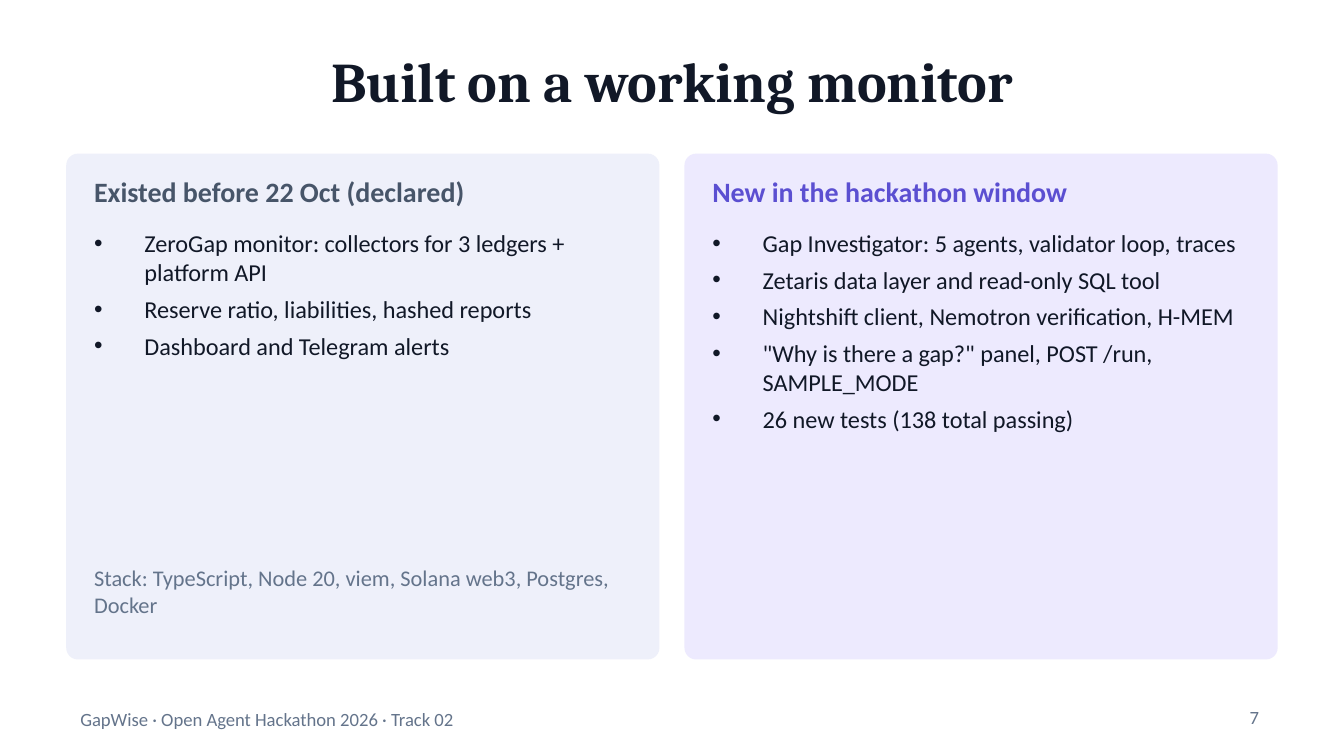
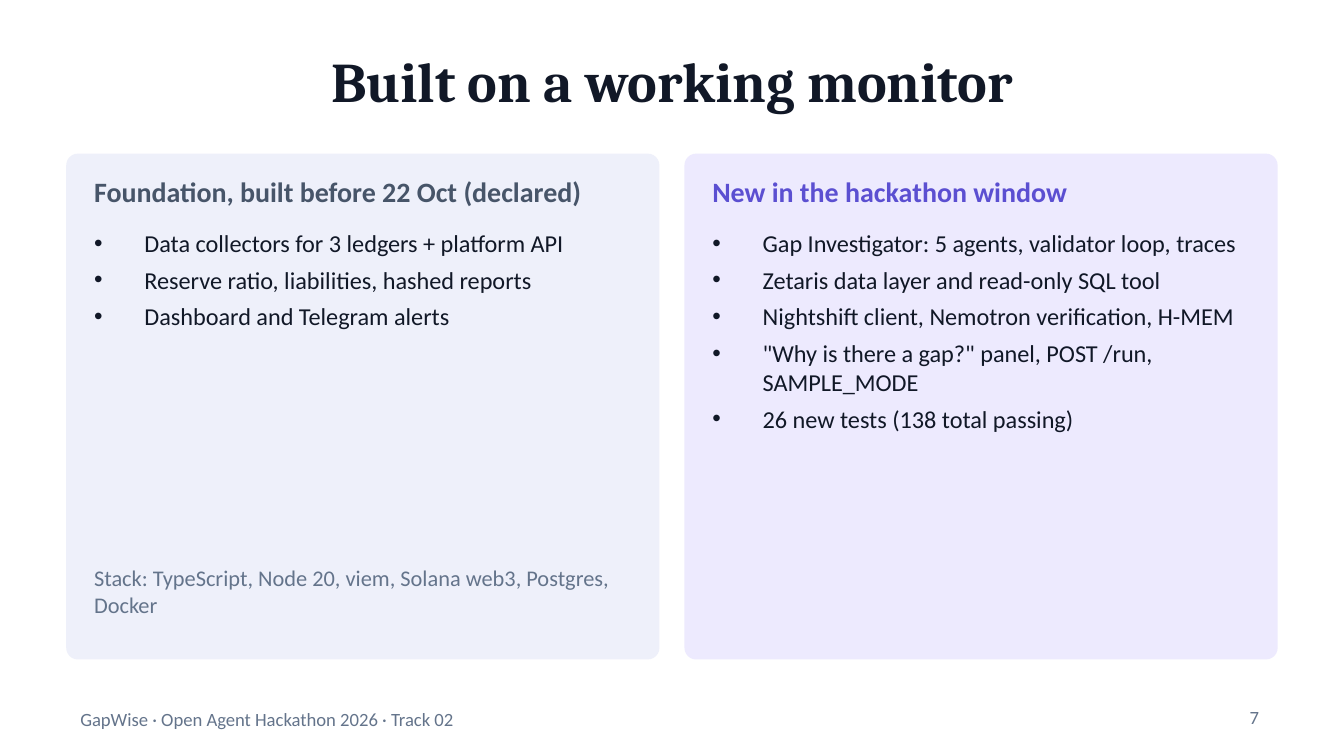
Before and after one commit to Lakshmikanth-3/GapWise, a slide deck: slide 7 of submission/GapWise.pptx. Drawn at 1344x756 pixels with LibreOffice and Linux fonts; fonts in the diff are those of the drawing. Boxes give left, top, right and bottom in pixels: in the first picture for what was removed or moved away, otherwise in the second. Text is boxed around its words. In the diff, an @@ line names an element or a change of style, - is before the commit and + after.

```diff
--- a/submission/GapWise.pptx
+++ b/submission/GapWise.pptx
@@ text at [94,181,582,206]: text changed @@
-Existed before 22 Oct (declared)
+Foundation, built before 22 Oct (declared)
@@ text at [144,235,564,256]: text changed @@
-• ZeroGap monitor: collectors for 3 ledgers + platform API
+• Data collectors for 3 ledgers + platform API
```
Also in this commit, not shown: 7 other files.
